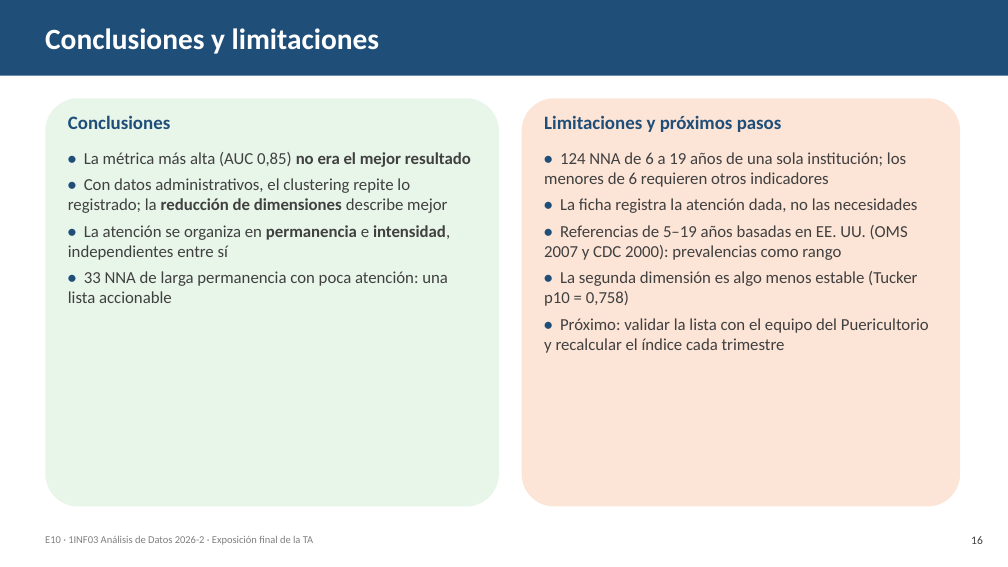
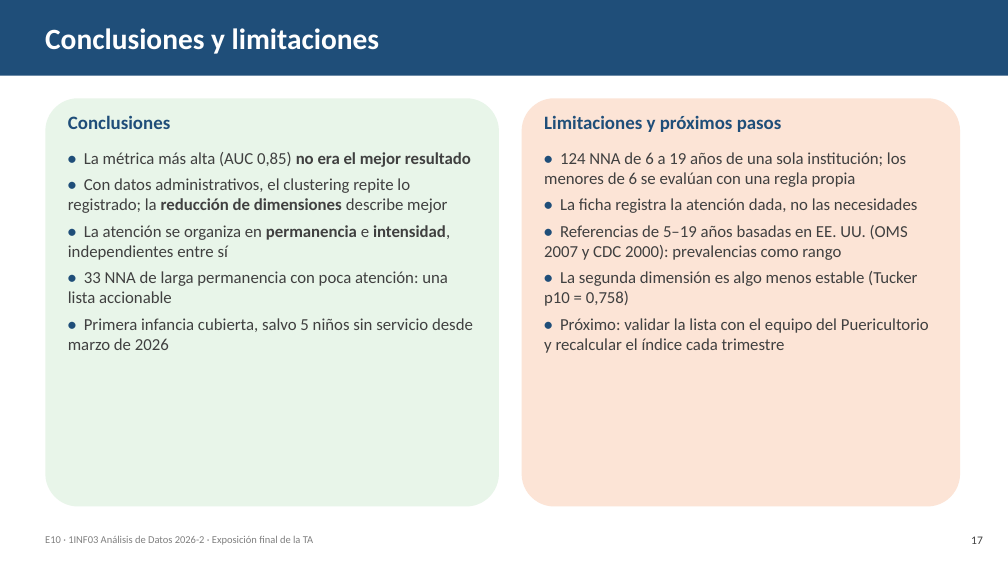
Before and after one commit to AlejandroHancco/TA_Analisis_Datos, a slide deck: slide 17 of entregables/Presentacion_Final_TA_E10.pptx (slide 16 before the commit). Drawn at 1008x567 pixels with LibreOffice and Linux fonts; fonts in the diff are those of the drawing. Boxes give left, top, right and bottom in pixels: in the first picture for what was removed or moved away, otherwise in the second. Text is boxed around its words. In the diff, an @@ line names an element or a change of style, - is before the commit and + after.

Commit message:
Primera infancia: cobertura de estimulación temprana o educación inicial en los menores de 6
Los menores de 6 quedaban fuera del PCA sin evaluar. Ahora se evalúan con una regla propia de su edad
(src/atencion.py, cobertura_primera_infancia): el 88 % de los meses está cubierto, los huecos se juntan
en el paso a inicial (marzo) y 5 niños de 2 a 4 años llevan desde marzo de 2026 sin ninguno de los dos
servicios. Step 8 §5, lista en Step 9, informe, presentación (18 láminas) y README actualizados.

```diff
--- a/entregables/Presentacion_Final_TA_E10.pptx
+++ b/entregables/Presentacion_Final_TA_E10.pptx
@@ text at [544,152,906,187]: text changed @@
-• 124 NNA de 6 a 19 años de una sola institución; los menores de 6 requieren otros indicadores
+• 124 NNA de 6 a 19 años de una sola institución; los menores de 6 se evalúan con una regla propia
@@ text at [68,318,473,350]: paragraph added @@
+• Primera infancia cubierta, salvo 5 niños sin servicio desde marzo de 2026
@@ text at [971,536,983,544]: text changed @@
-16
+17
```
Also in this commit, not shown: 3 other slides changed, 1 slide added, 10 other files.
